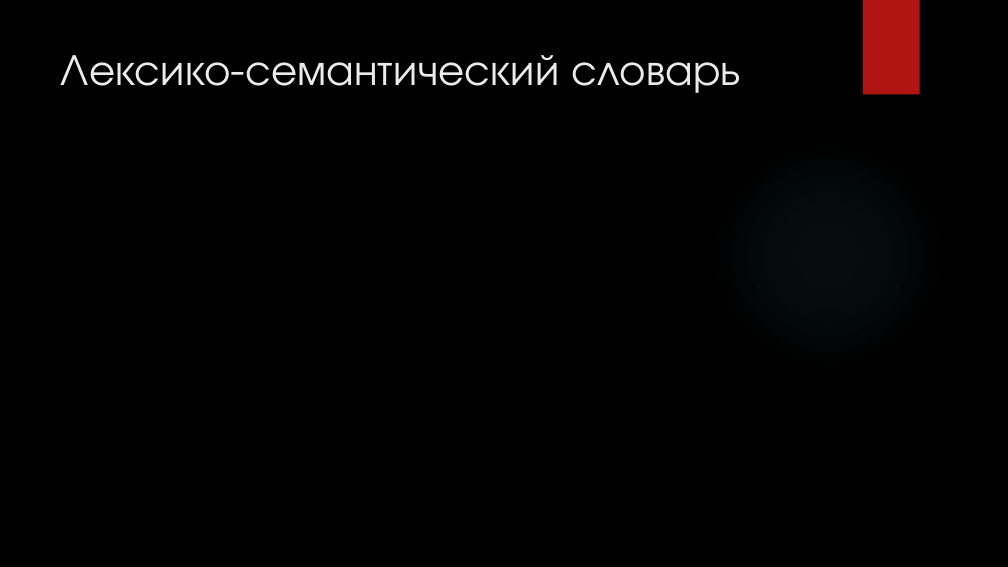
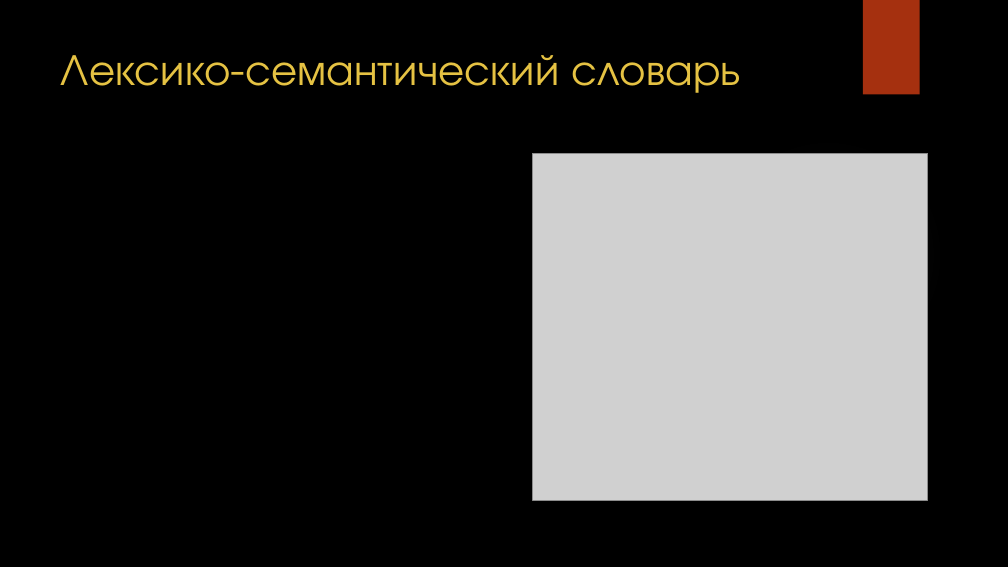
Before and after one commit to docNemo/diplom, a slide deck: slide 11 of Презентация/Принципы проектирования СОЕЯ интерфейсов.pptx. Drawn at 1008x567 pixels with LibreOffice and Linux fonts; fonts in the diff are those of the drawing; grey boxes stand for pictures; background and template pictures are left out. Boxes give left, top, right and bottom in pixels: in the first picture for what was removed or moved away, otherwise in the second. Text is boxed around its words. In the diff, an @@ line names an element or a change of style, - is before the commit and + after.

```diff
--- a/Презентация/Принципы проектирования СОЕЯ интерфейсов.pptx
+++ b/Презентация/Принципы проектирования СОЕЯ интерфейсов.pptx
@@ rectangle at <box>863,0,920,95</box>: fill #B01513 to #A5300F @@
@@ title "Лексико-семантический словарь" at <box>61,55,741,93</box>: text colour #EBEBEB to #E5C243 @@
@@ ellipse at <box>712,138,944,371</box>: fill gradient #50B9C1 to gradient #848484 @@
@@ picture added at <box>533,154,928,501</box> @@
```
Also in this commit, not shown: 21 other slides changed, 6 slides added, 5 slides removed, 15 other files.
